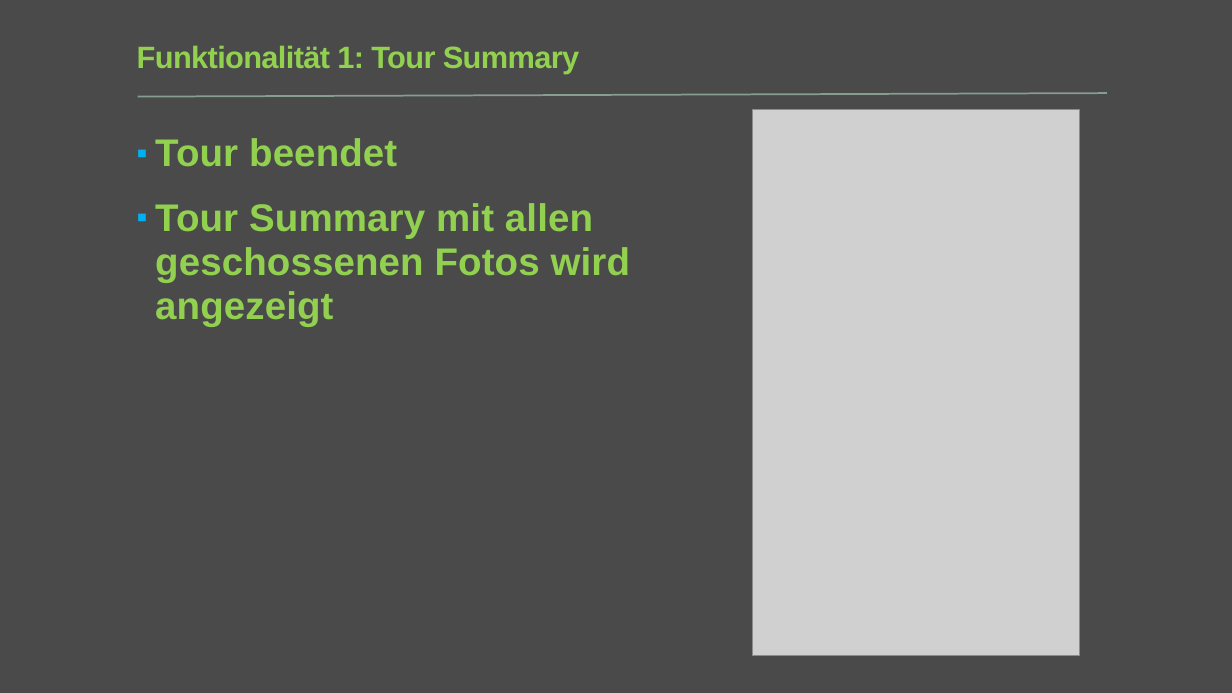
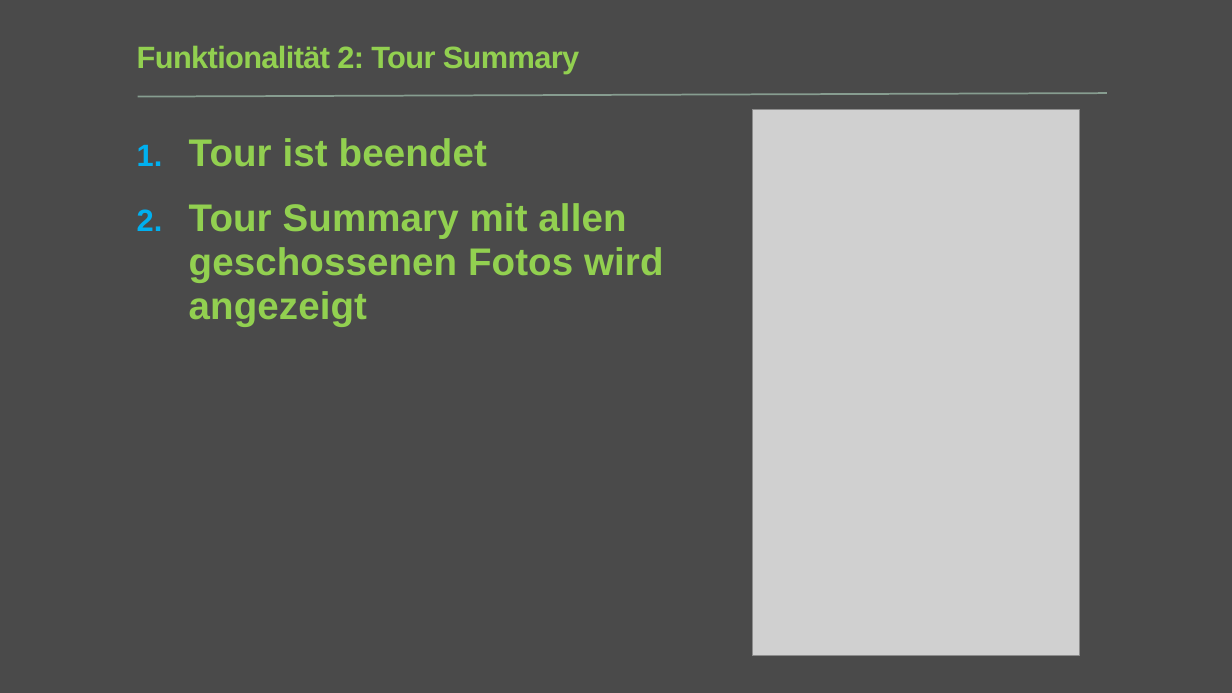
Before and after one commit to PsitTeam3/Documentation, a slide deck: slide 7 of Schlusspräsi.pptx. Drawn at 1232x693 pixels with LibreOffice and Linux fonts; fonts in the diff are those of the drawing; grey boxes stand for pictures. Boxes give left, top, right and bottom in pixels: in the first picture for what was removed or moved away, otherwise in the second. Text is boxed around its words. In the diff, an @@ line names an element or a change of style, - is before the commit and + after.

```diff
--- a/Schlusspräsi.pptx
+++ b/Schlusspräsi.pptx
@@ title at bbox=[137, 45, 579, 74]: text changed @@
-Funktionalität 1: Tour Summary
+Funktionalität 2: Tour Summary
@@ text at bbox=[189, 138, 487, 167]: text changed @@
-▪ Tour beendet
+1. Tour ist beendet
@@ text at bbox=[189, 203, 663, 326]: bullet ▪ to 1. @@
```
Also in this commit, not shown: 1 other slide changed, 1 slide added.
